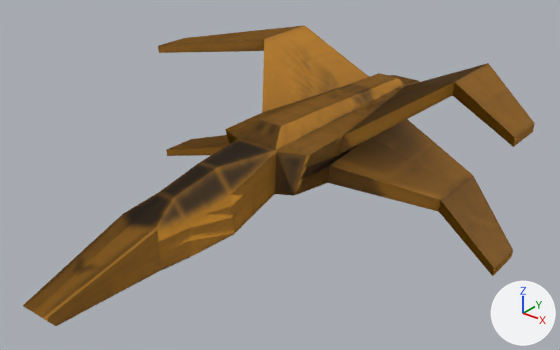
What one commit did to the FBX model assets/models/weapon_reflection_ammo.fbx.
Both versions are drawn from a 50 mm lens placed at (9.44, -11.27, 6.94), pointed at (0.3, 0.15, -0.14). Every picture has the same lights, and +X, +Y and +Z are marked at lower right. The picture after the commit comes second. Where no turn or scale is listed for an object, it has been applied to the vertices.

Script lines for the objects in view, before the commit:
```python
me_rumpf_lowpoly = bpy.data.meshes.new('Rumpf_LowPoly')
me_rumpf_lowpoly.from_pydata(...)  # 181 vertices, 358 faces; spans x -4.67..4.67, y -5.77..5.77, z -1.58..1.58
me_rumpf_lowpoly.materials.append(mat_default_001)  # picture img_player_reflection_ammo_png
ob_rumpf_lowpoly = bpy.data.objects.new('Rumpf_LowPoly', me_rumpf_lowpoly)
ob_rumpf_lowpoly.location = (0.0, 0.0, 0.0)
```
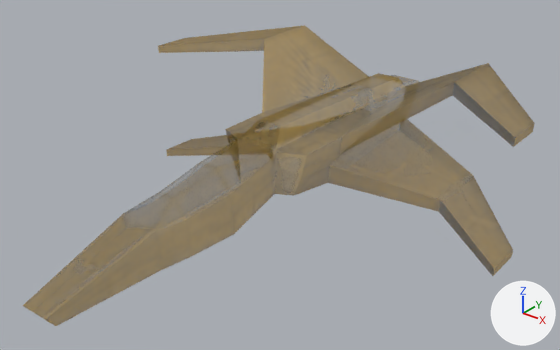
The newer file is also rescaled (x0.146) as a whole; pictures and numbers use the older file's frame.

Location of each change, (x1, y1, x2, y2) in pixels of the pictures (560 x 350 px):
```json
{"object": "Rumpf_LowPoly", "change": "surface changed, recoloured", "before": [23, 25, 535, 326], "after": [23, 25, 535, 326], "on screen": "lighter"}
```

The change, as JSON lines over the scene's bpy script:
```json
{"op": "set", "path": "img_player_reflection_ammo_png", "old": "load_image('player_reflection_ammo.png', '../textures/player_reflection_ammo.png', 256, 256, 'sRGB')", "new": "load_image('player_reflection_ammo.png', '../textures/player_reflection_ammo.png', 256, 256, 'Non-Color')"}
{"op": "add", "block": "mat_default_004", "code": ["mat_default_004 = bpy.data.materials.new('default.004')", "# uses the picture img_player_reflection_ammo_png"]}
{"block": "me_rumpf_lowpoly", "where": "me_rumpf_lowpoly.from_pydata(...)  # 181 vertices, 358 faces; spans x -4.67..4.67, y -5.77..5.77, z -1.58..1.58"}
{"op": "remove", "block": "me_rumpf_lowpoly", "code": "me_rumpf_lowpoly.materials.append(mat_default_001)  # picture img_player_reflection_ammo_png"}
{"op": "add", "block": "me_rumpf_lowpoly", "code": "me_rumpf_lowpoly.materials.append(mat_default_004)"}
```
